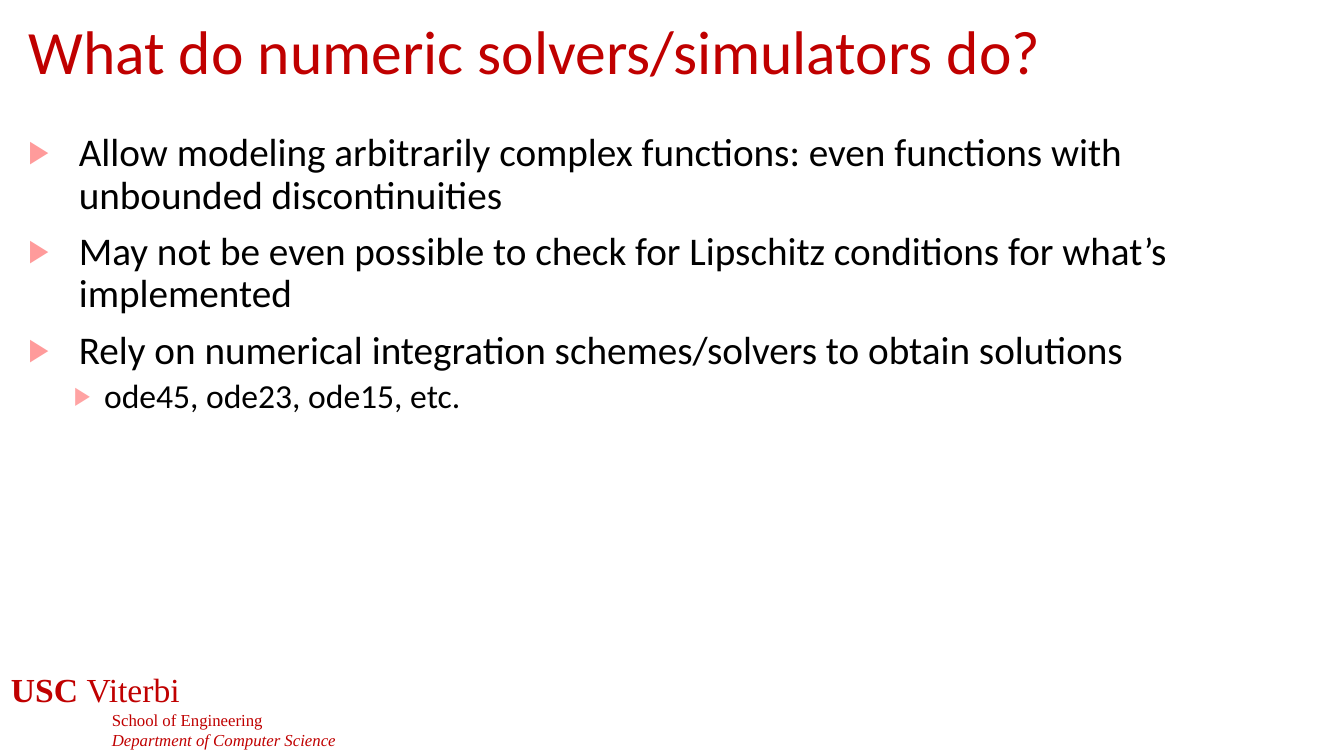
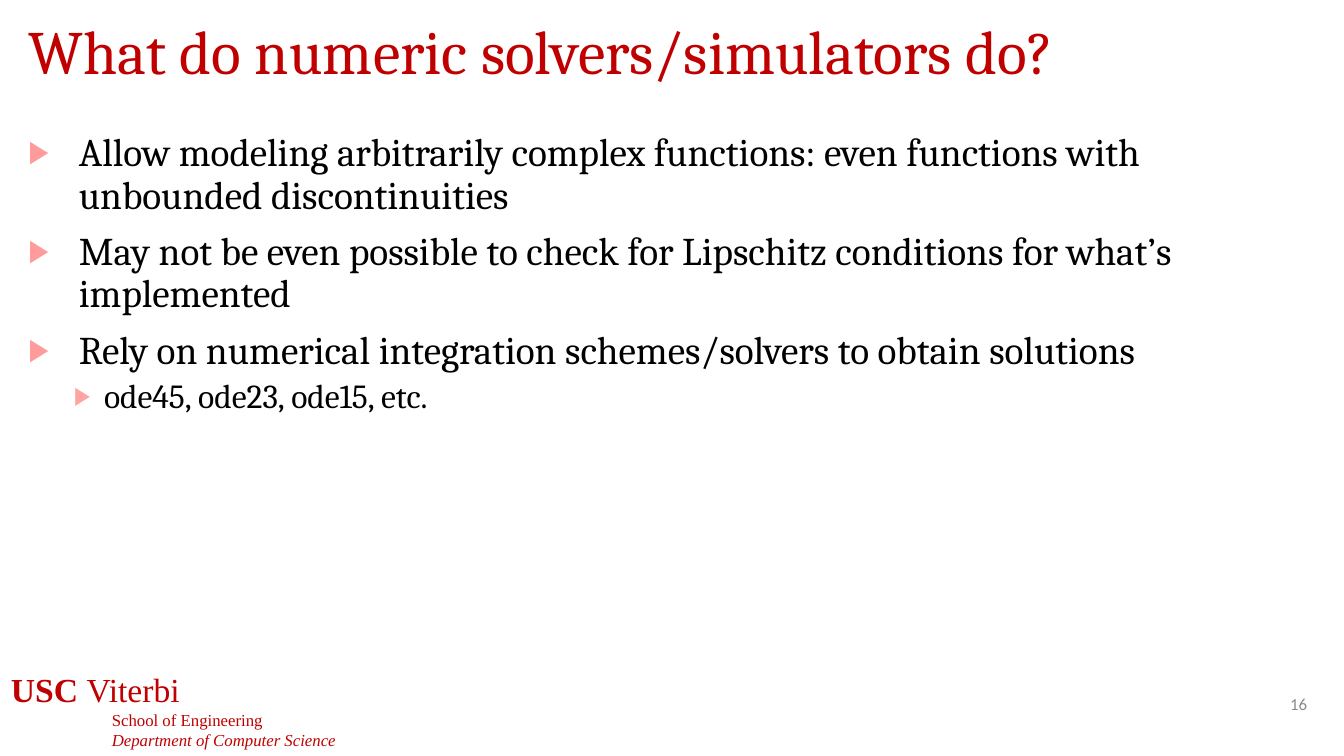
Before and after one commit to jdeshmukh/jdeshmukh.github.io, a slide deck: slide 16 of teaching/cs513-autocps-fall-2026/slides/DynamicalSystems.pptx. Drawn at 1344x756 pixels with LibreOffice and Linux fonts; fonts in the diff are those of the drawing; background and template pictures are left out. Boxes give left, top, right and bottom in pixels: in the first picture for what was removed or moved away, otherwise in the second. Text is boxed around its words. In the diff, an @@ line names an element or a change of style, - is before the commit and + after.

```diff
--- a/teaching/cs513-autocps-fall-2026/slides/DynamicalSystems.pptx
+++ b/teaching/cs513-autocps-fall-2026/slides/DynamicalSystems.pptx
@@ title "What do numeric solvers/simulators do?" at bbox=[28, 31, 1054, 82]: font Calibri to Cambria @@
@@ text "Allow modeling arbitrarily complex functions: ..." at bbox=[79, 138, 1172, 413]: font Calibri to Cambria @@
@@ page number added at bbox=[1290, 699, 1307, 710], 12 pt, text #8C8C8C @@
+16
```
Also in this commit, not shown: 25 other slides changed, 3 other files.
